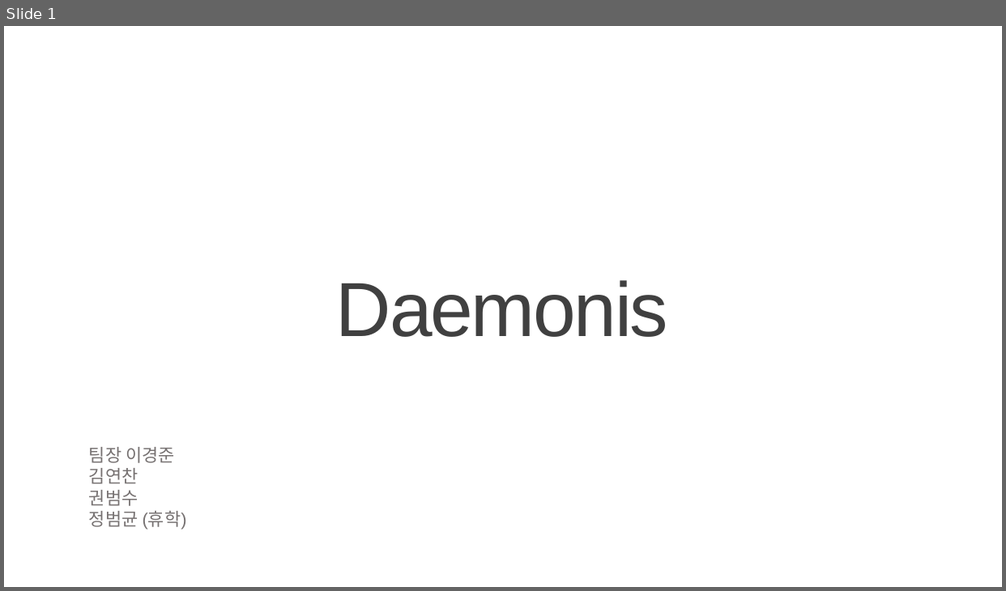
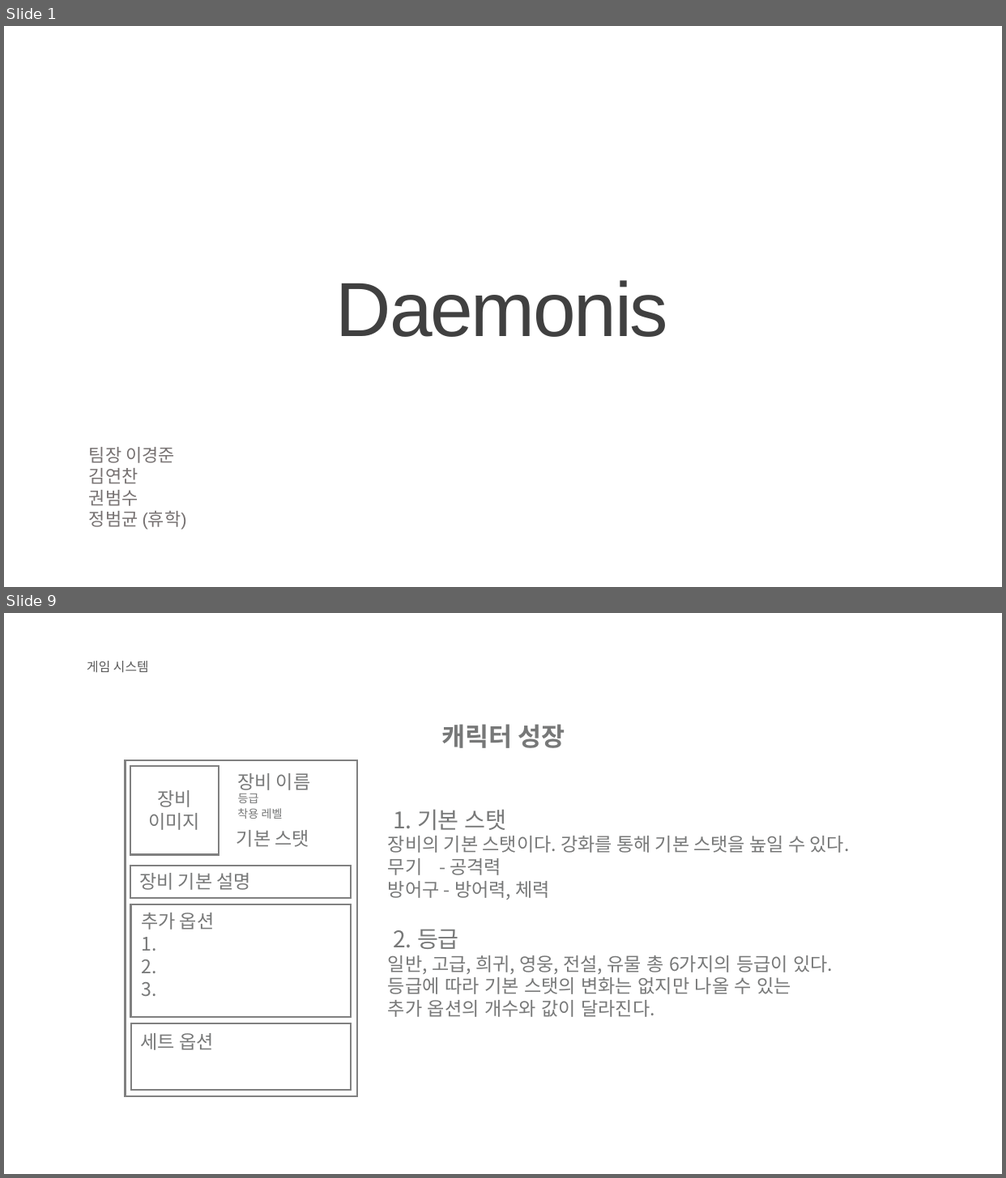
Before and after one commit to KJGoody/Daemonis, a slide deck: Deamonis(데모니스) 기획서/Daemonis PPT.pptx. Shown one above the other, each under a label of ours: slide 1 before the commit, slides 1 and 9 after it; the slides between them are not shown. The pictures are 1006x591 and 1006x1178 pixels, drawn with LibreOffice and Linux fonts; fonts in the diff are those of the drawing; background and template pictures are left out. Boxes give left, top, right and bottom in pixels: in the first picture for what was removed or moved away, otherwise in the second. Text is boxed around its words. In the diff, an @@ line names an element or a change of style, - is before the commit and + after.

```diff
--- a/Deamonis(데모니스) 기획서/Daemonis PPT.pptx
+++ b/Deamonis(데모니스) 기획서/Daemonis PPT.pptx
@@ slide 9 added at (4,613,1002,1174), background picture (left out) @@
@@ text added at (87,661,149,673), 12.3 pt, text #595959 @@
+게임 시스템
@@ text added at (441,724,565,748), 24.6 pt, text #777878, bold @@
+캐릭터 성장
@@ text added at (388,809,850,1017), 18 pt, text #777878 @@
+1. 기본 스탯
+장비의 기본 스탯이다. 강화를 통해 기본 스탯을 높일 수 있다.
+무기 - 공격력
+방어구 - 방어력, 체력
+2. 등급
+일반, 고급, 희귀, 영웅, 전설, 유물 총 6가지의 등급이 있다.
+등급에 따라 기본 스탯의 변화는 없지만 나올 수 있는
+추가 옵션의 개수와 값이 달라진다.
@@ group added at (126,760,357,1097): 8 texts, 5 rectangles @@
+장비 이름
+장비
+이미지
+착용 레벨
+등급
+기본 스탯
+장비 기본 설명
+추가 옵션
+1.
+2.
+3.
+세트 옵션
```
Also in this commit, not shown: 2 slides changed, 12 other slides added, 11 slides removed, 1 other file.
